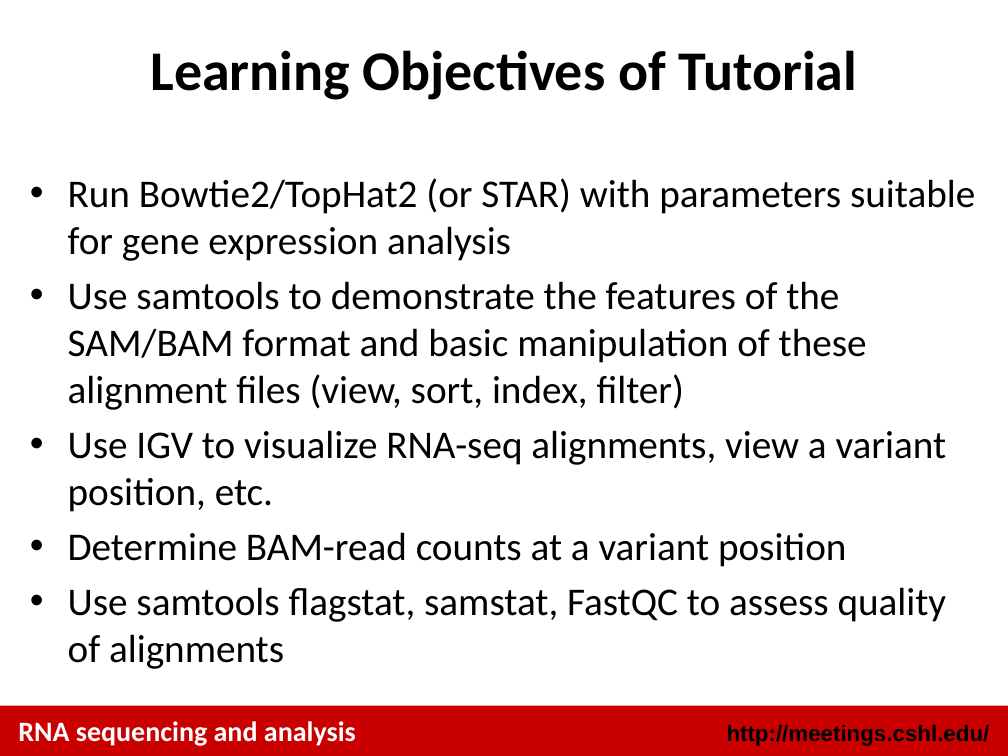
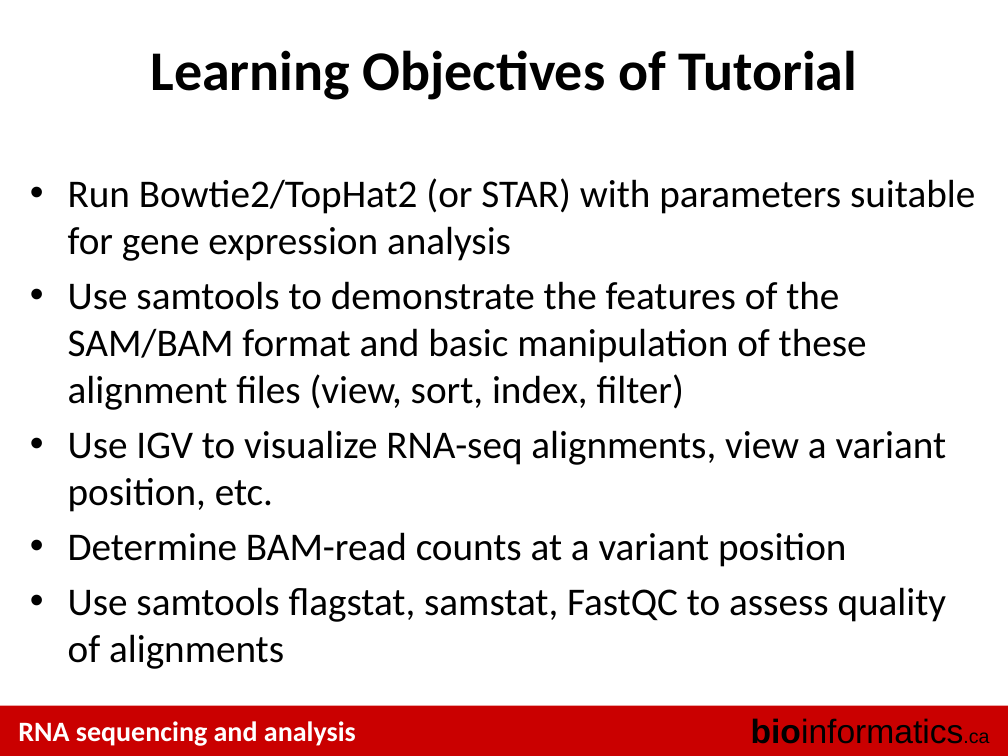
Before and after one commit to griffithlab/rnaseq_tutorial_wiki, a slide deck: slide 4 of LectureFiles/cbw/2016/RNASeq_Module2_Tutorial.pptx (slide 3 before the commit). Drawn at 1008x756 pixels with LibreOffice and Linux fonts; fonts in the diff are those of the drawing. Boxes give left, top, right and bottom in pixels: in the first picture for what was removed or moved away, otherwise in the second. Text is boxed around its words. In the diff, an @@ line names an element or a change of style, - is before the commit and + after.

```diff
--- a/LectureFiles/cbw/2016/RNASeq_Module2_Tutorial.pptx
+++ b/LectureFiles/cbw/2016/RNASeq_Module2_Tutorial.pptx
@@ text added at bbox=[751, 718, 989, 744], 24 pt, text #000000 @@
+bioinformatics.ca
@@ text removed at bbox=[727, 724, 990, 746] @@
-http://meetings.cshl.edu/
```
Also in this commit, not shown: 7 other slides changed, 3 slides added, 2 slides removed, 7 other files.
